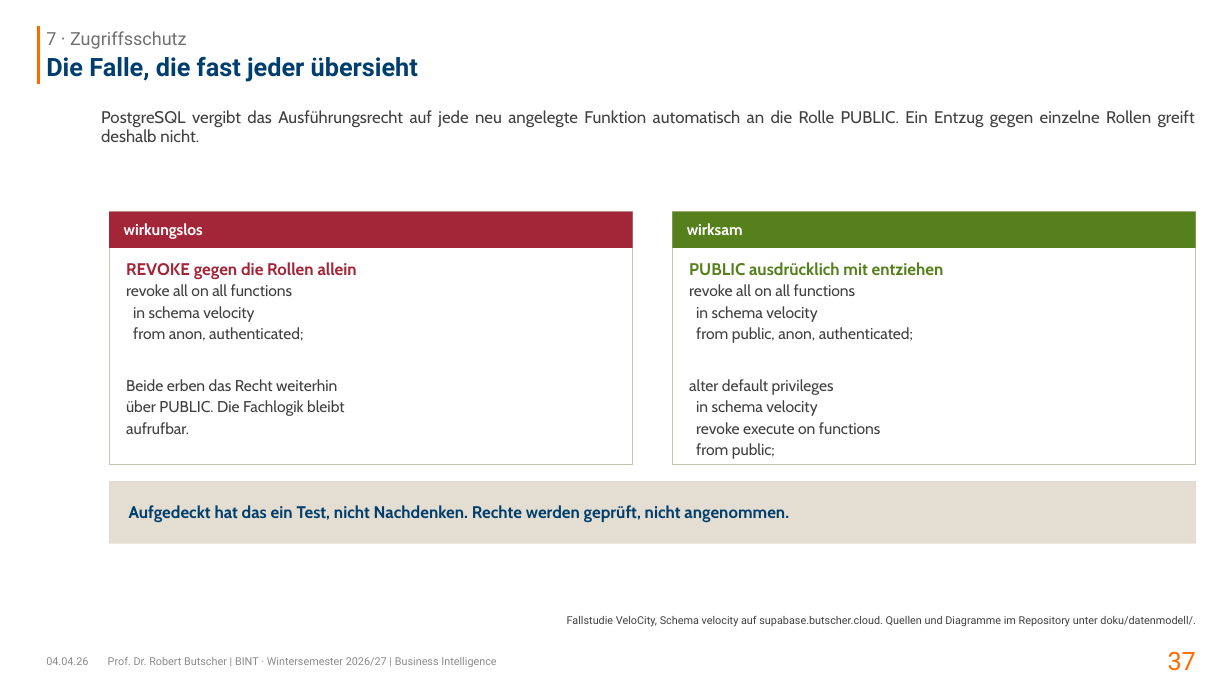
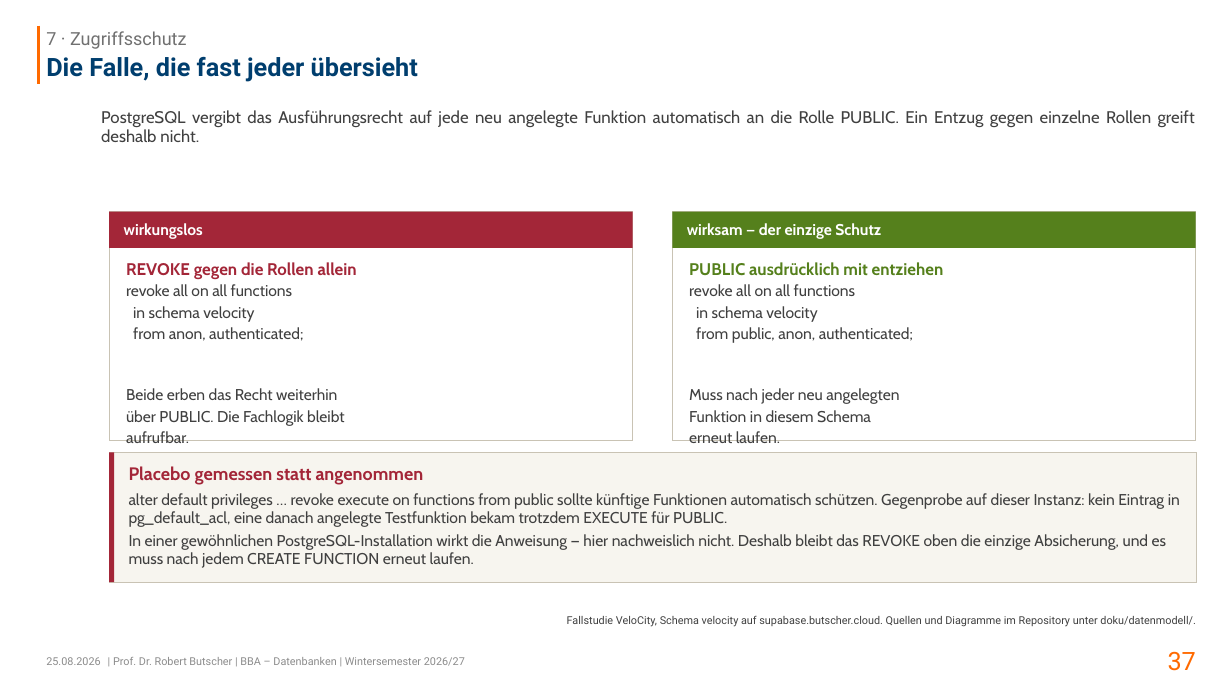
Before and after one commit to swrobuts/velocity-fallstudie, a slide deck: slide 37 of slides/velocity-datenbankentwurf.pptx. Drawn at 1232x693 pixels with LibreOffice and Linux fonts; fonts in the diff are those of the drawing. Boxes give left, top, right and bottom in pixels: in the first picture for what was removed or moved away, otherwise in the second. Text is boxed around its words. In the diff, an @@ line names an element or a change of style, - is before the commit and + after.

```diff
--- a/slides/velocity-datenbankentwurf.pptx
+++ b/slides/velocity-datenbankentwurf.pptx
@@ rectangle resized from (x1=109, y1=211, x2=632, y2=464) to (x1=109, y1=211, x2=632, y2=440) @@
@@ rectangle resized from (x1=672, y1=211, x2=1196, y2=464) to (x1=672, y1=211, x2=1196, y2=440) @@
@@ text at (x1=687, y1=223, x2=881, y2=239): text changed @@
-wirksam
+wirksam — der einzige Schutz
@@ text "REVOKE gegen die Rollen allein" rewrapped from (x1=126, y1=262, x2=357, y2=434) to (x1=126, y1=262, x2=357, y2=426) @@
@@ text at (x1=689, y1=388, x2=899, y2=422): text changed @@
-alter default privileges
-in schema velocity
-revoke execute on functions
-from public;
+Muss nach jeder neu angelegten
+Funktion in diesem Schema
+erneut laufen.
@@ rectangle resized from (x1=109, y1=482, x2=1196, y2=544) to (x1=109, y1=452, x2=1196, y2=582) @@
@@ rectangle at (x1=109, y1=452, x2=1196, y2=582): fill #E3DED1 to #F7F5EF; outline none to #C9C3B4 0.75 pt @@
@@ rectangle added at (x1=109, y1=452, x2=114, y2=582), fill #A32638 @@
@@ text added at (x1=129, y1=466, x2=1180, y2=568), 13 pt, text #404040 @@
+Placebo gemessen statt angenommen
+alter default privileges … revoke execute on functions from public sollte künftige Funktionen automatisch schützen. Gegenprobe auf dieser Instanz: kein Eintrag in pg_default_acl, eine danach angelegte Testfunktion bekam trotzdem EXECUTE für PUBLIC.
+In einer gewöhnlichen PostgreSQL-Installation wirkt die Anweisung — hier nachweislich nicht. Deshalb bleibt das REVOKE oben die einzige Absicherung, und es muss nach jedem CREATE FUNCTION erneut laufen.
@@ text removed at (x1=129, y1=505, x2=789, y2=522) @@
-Aufgedeckt hat das ein Test, nicht Nachdenken. Rechte werden geprüft, nicht angenommen.
@@ text at (x1=46, y1=657, x2=100, y2=665): text changed @@
-04.04.26
+25.08.2026
@@ text at (x1=113, y1=657, x2=465, y2=666): text changed @@
-Prof. Dr. Robert Butscher | BINT · Wintersemester 2026/27 | Business Intelligence
+| Prof. Dr. Robert Butscher | BBA – Datenbanken | Wintersemester 2026/27
```
Also in this commit, not shown: 42 other slides changed, 4 other files.
